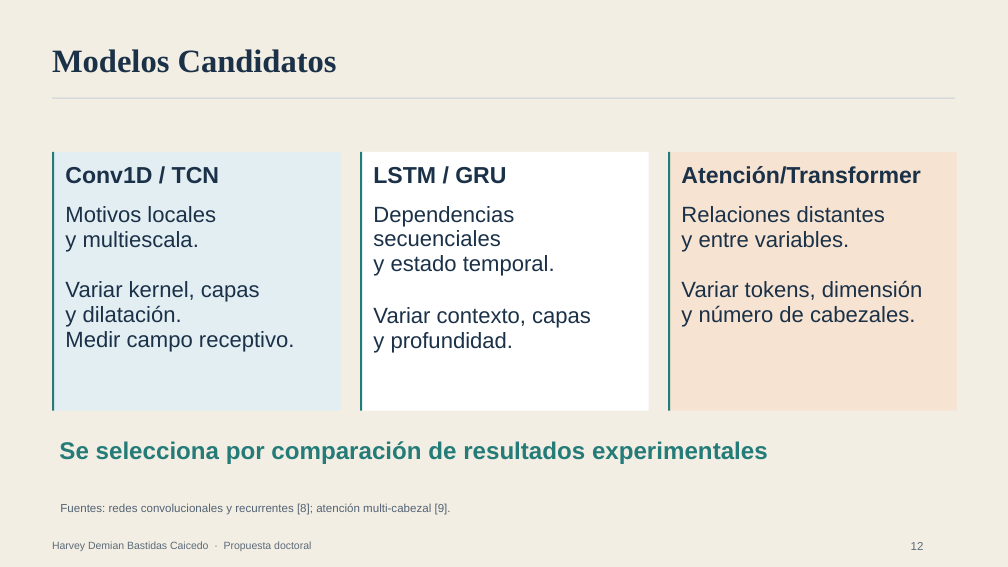
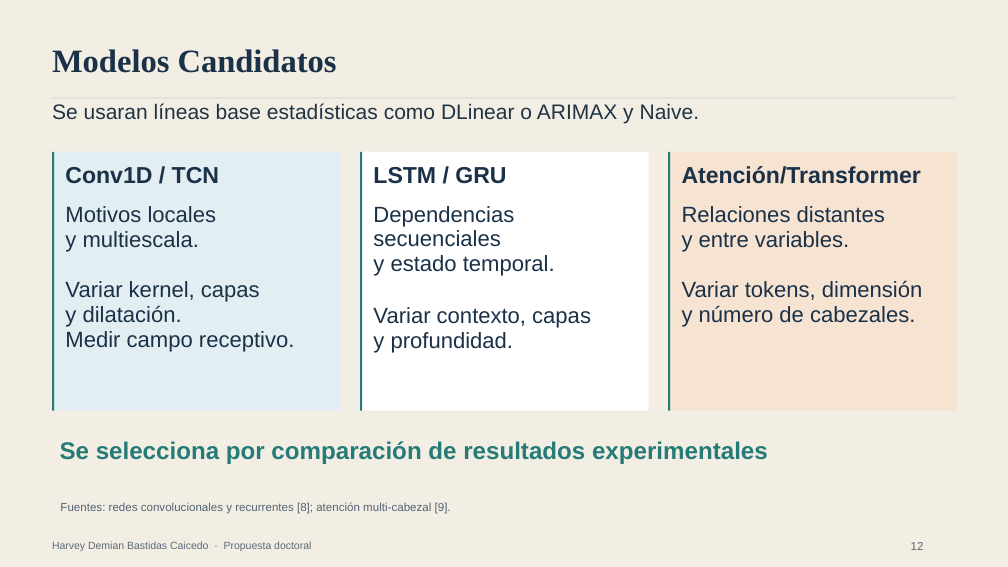
Before and after one commit to harveybc/predictor, a slide deck: slide 10 of docs/presentacion_entrevista_postulacion_doctoral_revisada.pptx. Drawn at 1008x567 pixels with LibreOffice and Linux fonts; fonts in the diff are those of the drawing. Boxes give left, top, right and bottom in pixels: in the first picture for what was removed or moved away, otherwise in the second. Text is boxed around its words. In the diff, an @@ line names an element or a change of style, - is before the commit and + after.

```diff
--- a/docs/presentacion_entrevista_postulacion_doctoral_revisada.pptx
+++ b/docs/presentacion_entrevista_postulacion_doctoral_revisada.pptx
@@ text added at (52, 103, 700, 124), 20 pt, text #203344 @@
+Se usaran líneas base estadísticas como DLinear o ARIMAX y Naive.
```
Also in this commit, not shown: 10 other slides changed, 4 other files.
